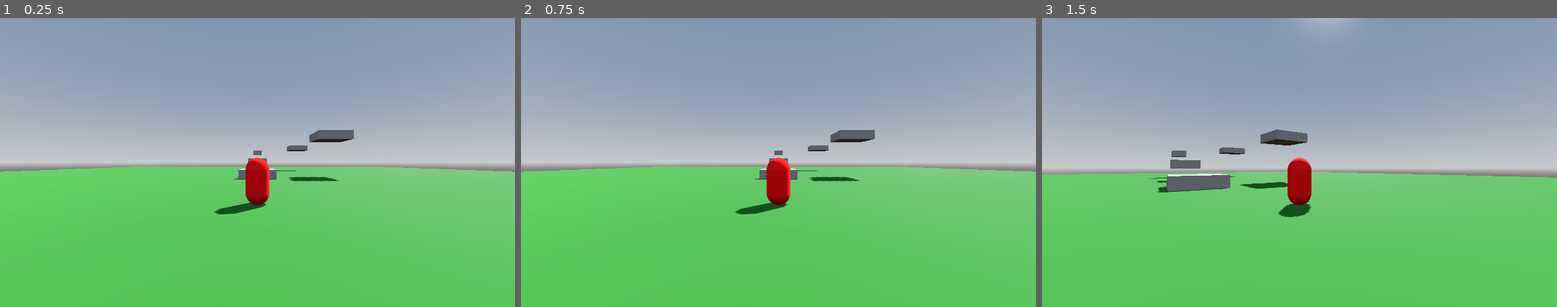
Above: before the commit, frames 1-3 (left to right).
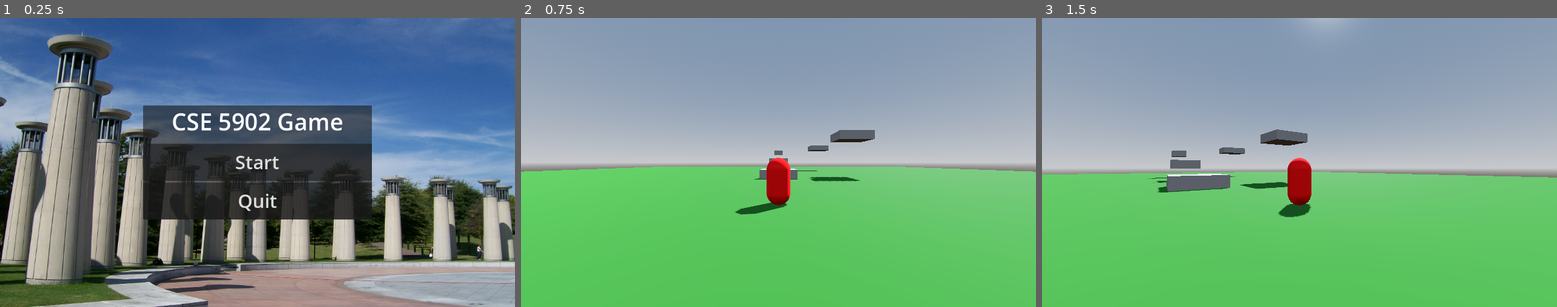
Above: after the commit, the same moments.

Repository: PillarQuestionMark/PillarQuestionMarkGame
Game: Godot game, scene res://Scenes/main_menu.tscn
Two runs of this game, one before a commit and one after it. Both use one fixed random seed, a clock stepped at 60 frames per second and the inputs below. Before the commit the project starts from res://Scenes/Playground.tscn.
Inputs (mouse positions are in pixels of both pictures, inside the frame that each line leads up to):
- Up to frame 1 (0.25 s): no input
- Up to frame 2 (0.75 s): click (778, 162) at 0.5 s, where only the run after the commit has a clickable "Start"
- Up to frame 3 (1.5 s): tap Enter at 1.25 s; move the mouse to (1325, 162) at 1.27 s; hold W (move_forward) from 1.28 s (still down)

The runs differ from the first frame. In frame 1, 98% of the frame differs, in the area x 0-100%, y 0-100%; in frame 2, nothing differs; in frame 3, nothing differs.

Commit message:
Project Settings Update
I believe these are changes related to the project version update.

Diff:
--- a/Capstone_Game/project.godot
+++ b/Capstone_Game/project.godot
@@ -11,9 +11,13 @@
 [application]
 
 config/name="CSE5902_Game"
-run/main_scene="res://Scenes/Playground.tscn"
+run/main_scene="res://Scenes/main_menu.tscn"
 config/features=PackedStringArray("4.3", "Forward Plus")
 config/icon="res://icon.svg"
+
+[dotnet]
+
+project/assembly_name="CSE5902_Game"
 
 [input]
 
